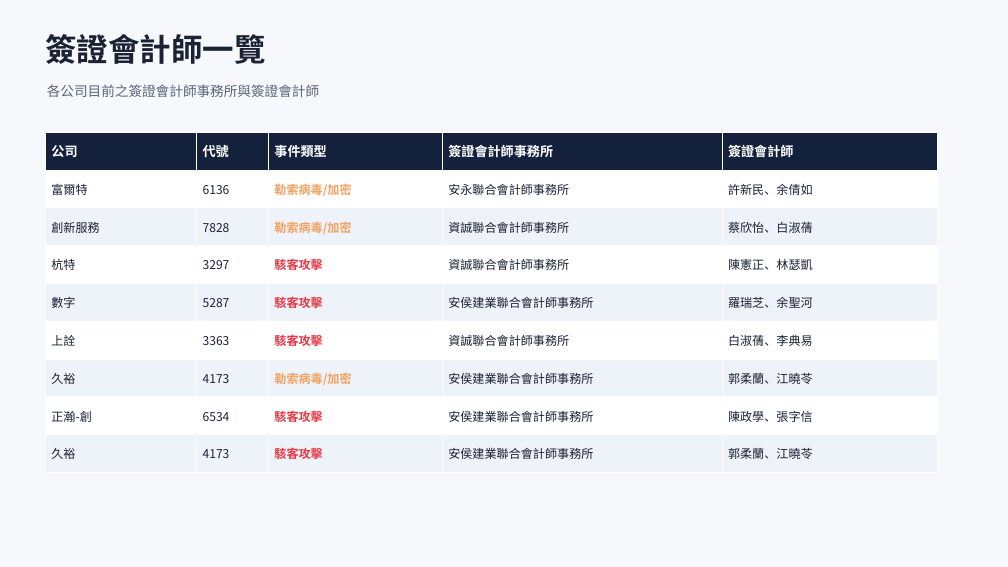
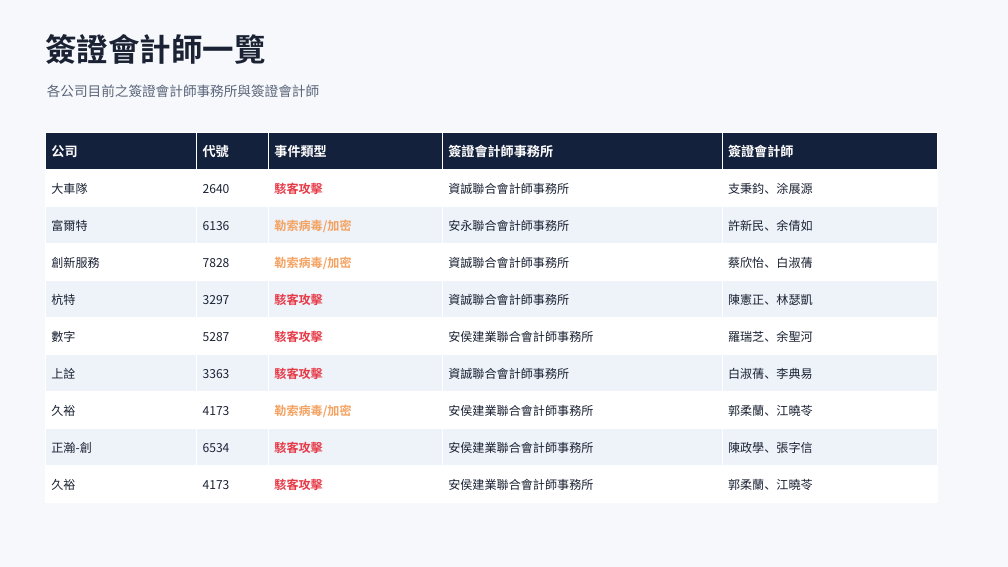
Before and after one commit to Johnnylin77/mops-isec-monitor, a slide deck: slide 4 of 資安事件因應分析.pptx. Drawn at 1008x567 pixels with LibreOffice and Linux fonts; fonts in the diff are those of the drawing. Boxes give left, top, right and bottom in pixels: in the first picture for what was removed or moved away, otherwise in the second. Text is boxed around its words. In the diff, an @@ line names an element or a change of style, - is before the commit and + after.

```diff
--- a/資安事件因應分析.pptx
+++ b/資安事件因應分析.pptx
@@ table at (45, 132, 938, 503) @@
+row 2: 大車隊 | 2640 | 駭客攻擊 | 資誠聯合會計師事務所 | 支秉鈞、涂展源
```
Also in this commit, not shown: 5 other slides changed, 1 slide added, 2 other files.
